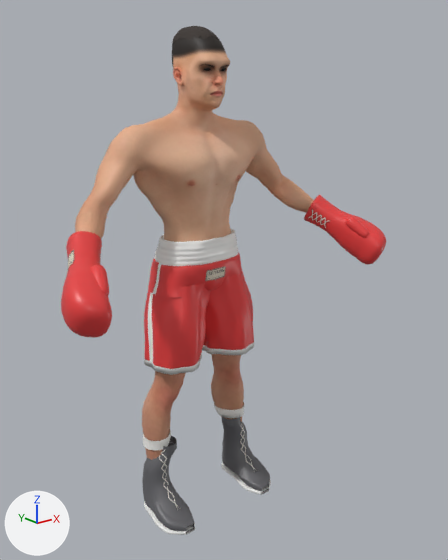
Renders of the glTF model public/fighter/boxer_v2.glb from each side of a commit.
The view is the same before and after, from a 50 mm lens placed at (-1.3, -1.813, 1.592), pointed at (0.024, -0.158, 0.93). The axes (+X, +Y, +Z) are drawn at lower left. The lights are the same throughout. The older version comes first. Vertices at exactly the same position are counted once.

Names of what the first picture shows: 'Body', 'Boots', 'Gloves', 'Trunks' and 1 more.
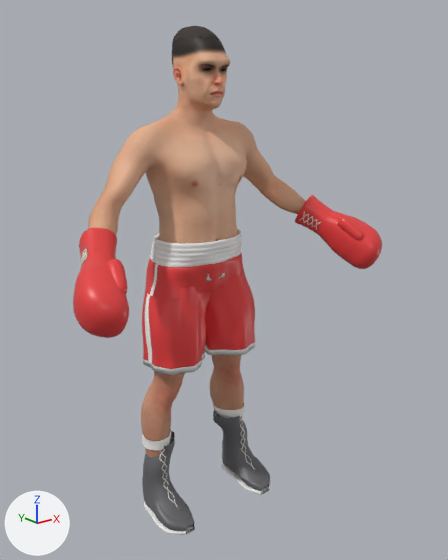
Location of each change, [x1, y1, x2, y2] in pixels of the pictures (448 x 560 px; the box of a moved part takes in the faces that stretch with it):
'Body', reshaped (9% narrower): before [75, 36, 314, 460]; after [88, 36, 305, 457]
'Trunks', reshaped: before [144, 229, 254, 375]; after [142, 229, 255, 375]
'Gloves', reshaped: before [61, 195, 386, 338]; after [73, 195, 382, 338]
part 1 of me_body, moved or reshaped: before [75, 114, 314, 387]; after [88, 115, 305, 386]
part 2 of me_boots, rebuilt: before [162, 436, 177, 453]; after [161, 431, 175, 453]
part 3 of me_boots, rebuilt: before [222, 417, 240, 426]; after [213, 410, 240, 424]
part 4 of me_boots, moved or reshaped: before [142, 430, 175, 490]; after [142, 429, 174, 490]
part 5 of me_gloves, moved or reshaped: before [345, 216, 370, 238]; after [337, 216, 365, 241]
part 6 of me_gloves, moved or reshaped: before [91, 264, 109, 296]; after [107, 259, 127, 294]
part 7 of me_gloves, moved or reshaped: before [67, 250, 74, 273]; after [80, 247, 88, 270]
part 8 of me_gloves, moved or reshaped: before [304, 195, 386, 265]; after [295, 195, 382, 269]
part 9 of me_gloves, moved or reshaped: before [61, 231, 112, 338]; after [73, 228, 129, 338]

Diff of the bpy script that builds the scene:
```diff
--- a/public/fighter/boxer_v2.glb.py
+++ b/public/fighter/boxer_v2.glb.py
@@ me_body @@
-me_body.from_pydata(...)  # 8167 vertices, 16238 faces; spans x -0.57..0.57, y -0.24..0.09, z 0.06..1.77
+me_body.from_pydata(...)  # 8167 vertices, 16238 faces; spans x -0.52..0.52, y -0.24..0.1, z 0.06..1.77
+# me_body part 1: 2697 of 8167 vertices moved; they spanned x -0.57..0.57, y -0.24..0.09, z 0.34..1.5 and now span x -0.52..0.52, y -0.24..0.1, z 0.34..1.5; mean shift (0.0, 0.0, 0.0); largest move (-0.26, 0.01, 1.31) -> (-0.21, 0.02, 1.31)
 me_body.materials.append(mat_skin)
@@ me_boots @@
-me_boots.from_pydata(...)  # 4008 vertices, 7016 faces; spans x -0.268..0.268, y -0.224..0.066, z 0.0..0.317
+me_boots.from_pydata(...)  # 4016 vertices, 7024 faces; spans x -0.268..0.268, y -0.224..0.07, z 0.0..0.317
+# me_boots part 2: the loose piece of 56 vertices spanning x -0.199..-0.121, y -0.074..0.005, z 0.258..0.288 is rebuilt with 56 vertices and now spans x -0.214..-0.101, y -0.064..0.045, z 0.258..0.288
+# me_boots part 3: the loose piece of 56 vertices spanning x 0.121..0.199, y -0.074..0.005, z 0.258..0.288 is rebuilt with 56 vertices and now spans x 0.101..0.214, y -0.064..0.045, z 0.258..0.288
+# me_boots part 4: 255 vertices moved from x -0.247..-0.121, y -0.076..0.064, z 0.116..0.317 to x -0.249..-0.102, y -0.076..0.069, z 0.116..0.317; 20 vertices removed from x -0.202..-0.136, y -0.071..0.066, z 0.238..0.317; 24 vertices added at x -0.209..-0.134, y -0.062..0.07, z 0.239..0.317
+# other edits to the shape of me_boots do not show in these pictures
 me_boots.materials.append(mat_boot)
@@ me_gloves @@
-me_gloves.from_pydata(...)  # 3284 vertices, 6136 faces; spans x -0.656..0.656, y -0.414..-0.094, z 0.932..1.184
+me_gloves.from_pydata(...)  # 3284 vertices, 6136 faces; spans x -0.621..0.621, y -0.426..-0.09, z 0.923..1.188
+# me_gloves part 5: the loose piece of 208 vertices spanning x 0.514..0.573, y -0.369..-0.273, z 1.037..1.118 is scaled about its middle by (1.1, 1.08, 1.12), then moved by (-0.049, -0.01, 0.004)
+# me_gloves part 6: the loose piece of 208 vertices spanning x -0.573..-0.514, y -0.369..-0.273, z 1.037..1.118 is scaled about its middle by (1.1, 1.08, 1.12), then moved by (0.049, -0.01, 0.004)
+# me_gloves part 7: the loose piece of 77 vertices spanning x -0.587..-0.552, y -0.232..-0.149, z 1.051..1.142 is scaled about its middle by (1.02, 1.01, 1.02), then moved by (0.042, 0.002, 0.001)
+# me_gloves part 8: 1261 of 3284 vertices moved; they spanned x 0.447..0.656, y -0.414..-0.094, z 0.932..1.184 and now span x 0.397..0.621, y -0.426..-0.09, z 0.923..1.188; mean shift (-0.043, -0.005, -0.003); largest move (0.516, -0.287, 1.038) -> (0.464, -0.295, 1.033)
+# me_gloves part 9: 1261 of 3284 vertices moved; they spanned x -0.656..-0.447, y -0.414..-0.094, z 0.932..1.184 and now span x -0.621..-0.397, y -0.426..-0.09, z 0.923..1.188; mean shift (0.043, -0.005, -0.003); largest move (-0.516, -0.287, 1.038) -> (-0.464, -0.295, 1.033)
+# other edits to the shape of me_gloves do not show in these pictures
 me_gloves.materials.append(mat_glove)
@@ me_trunks @@
-me_trunks.from_pydata(...)  # 3858 vertices, 6980 faces; spans x -0.224..0.225, y -0.166..0.104, z 0.617..1.081
+me_trunks.from_pydata(...)  # 3858 vertices, 6980 faces; spans x -0.23..0.231, y -0.172..0.116, z 0.618..1.081
+# me_trunks part 10: 3858 of 3858 vertices moved; they spanned x -0.224..0.225, y -0.166..0.104, z 0.617..1.081 and now span x -0.23..0.231, y -0.172..0.116, z 0.618..1.081; mean shift (0.0, 0.003, -0.001)
 me_trunks.materials.append(mat_trunks)
```
